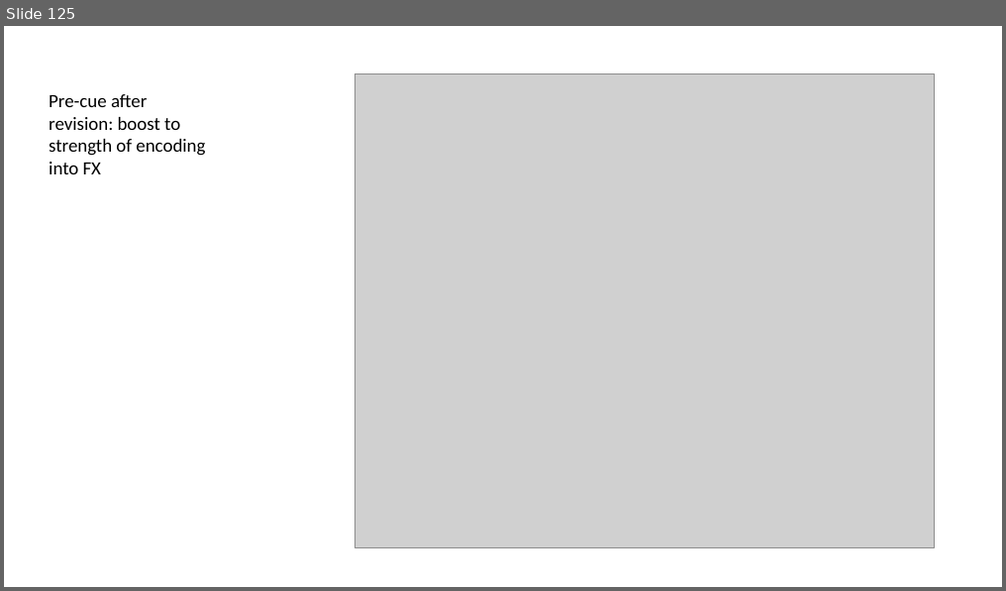
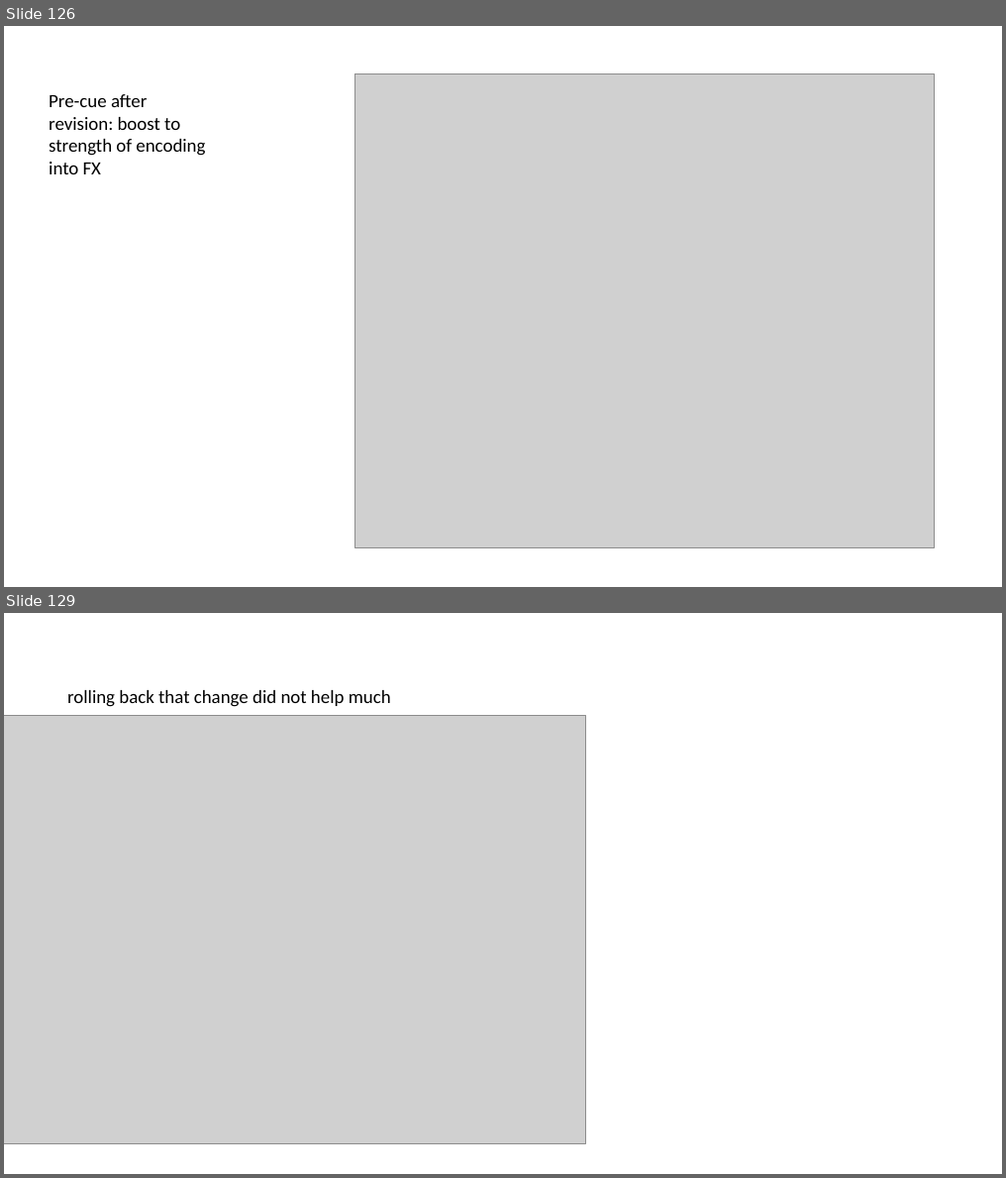
Before and after one commit to oberauer/IM.Simulation, a slide deck: IMSim.Mediated.Results.pptx. Shown one above the other, each under a label of ours: slide 125 before the commit, slides 126 and 129 after it; the slides between them are not shown. The pictures are 1006x591 and 1006x1178 pixels, drawn with LibreOffice and Linux fonts; fonts in the diff are those of the drawing; grey boxes stand for pictures. Boxes give left, top, right and bottom in pixels: in the first picture for what was removed or moved away, otherwise in the second. Text is boxed around its words. In the diff, an @@ line names an element or a change of style, - is before the commit and + after.

```diff
--- a/IMSim.Mediated.Results.pptx
+++ b/IMSim.Mediated.Results.pptx
@@ slide 129 added at (x1=4, y1=613, x2=1002, y2=1174), background #FFFFFF @@
@@ text added at (x1=67, y1=690, x2=391, y2=707), 18 pt, text #000000 @@
+rolling back that change did not help much
@@ picture added at (x1=4, y1=715, x2=586, y2=1144) @@
@@ what was slide 125 is now slide 126 @@
```
Also in this commit, not shown: 1 slide changed, 5 other slides added, 1 slide removed, 2 other files.
